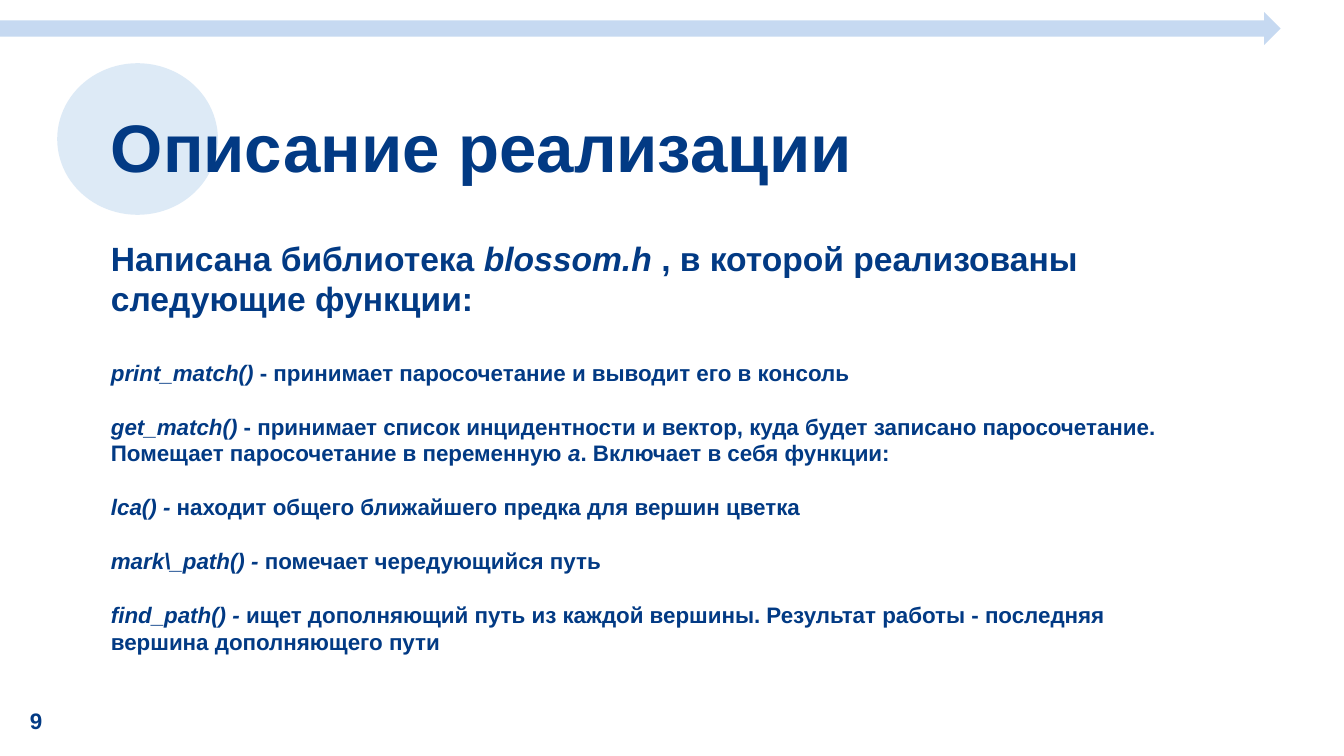
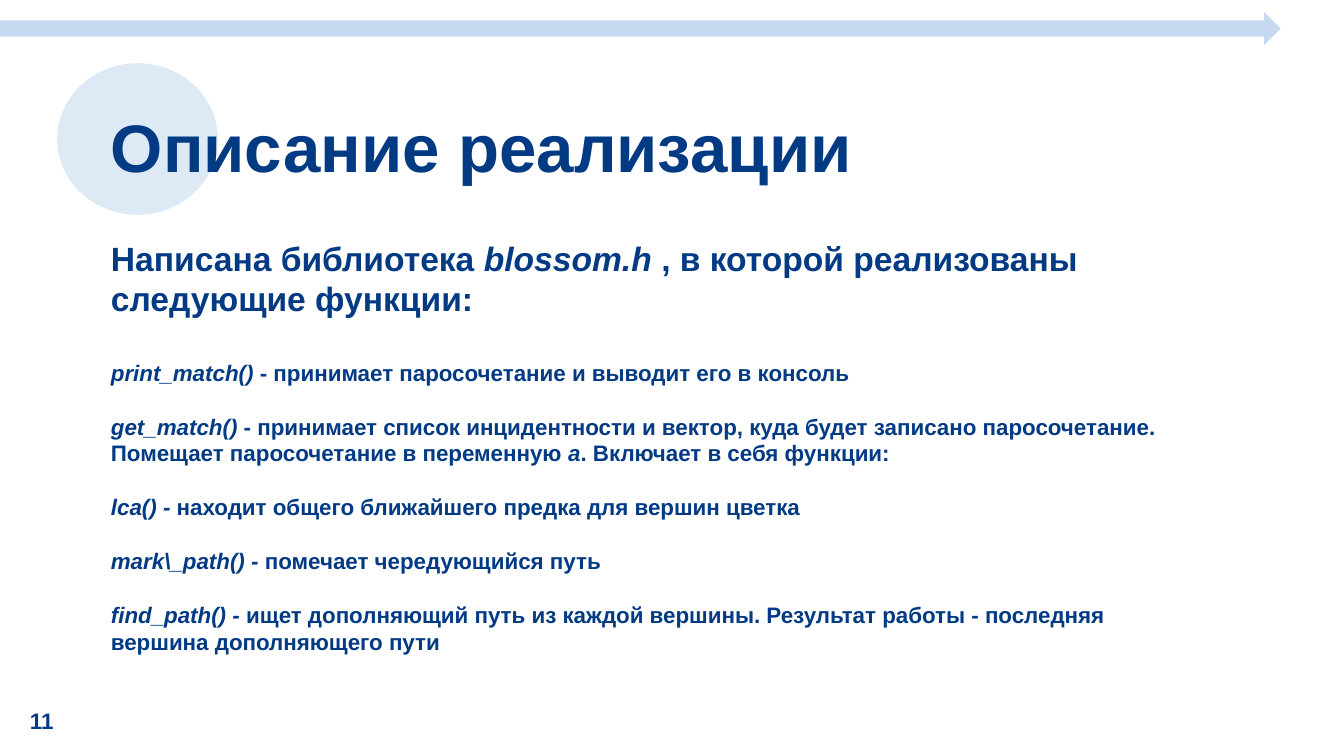
Before and after one commit to evgeniya-f/blossom, a slide deck: slide 10 of Алгоритм сжатия цветков.pptx (slide 11 before the commit). Drawn at 1344x756 pixels with LibreOffice and Linux fonts; fonts in the diff are those of the drawing. Boxes give left, top, right and bottom in pixels: in the first picture for what was removed or moved away, otherwise in the second. Text is boxed around its words. In the diff, an @@ line names an element or a change of style, - is before the commit and + after.

```diff
--- a/Алгоритм сжатия цветков.pptx
+++ b/Алгоритм сжатия цветков.pptx
@@ text at (30,713,54,729): text changed @@
-9
+11
```
Also in this commit, not shown: 3 other slides changed, 5 slides added, 1 slide removed, 1 other file.
